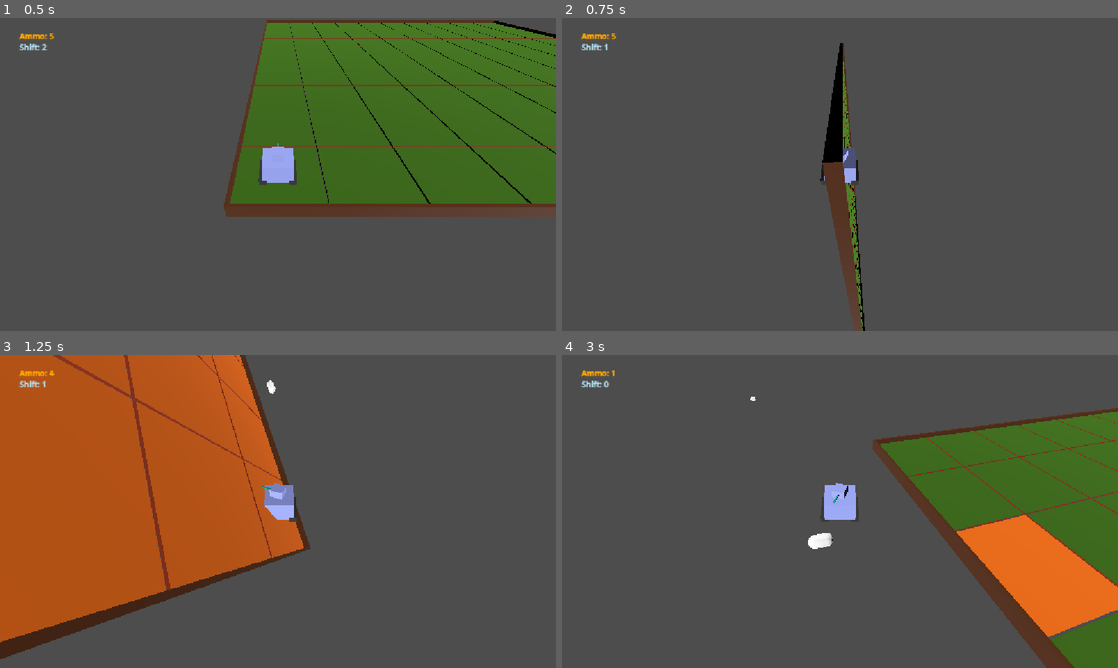
Above: before the commit, frames 1-4 (two rows, left to right).
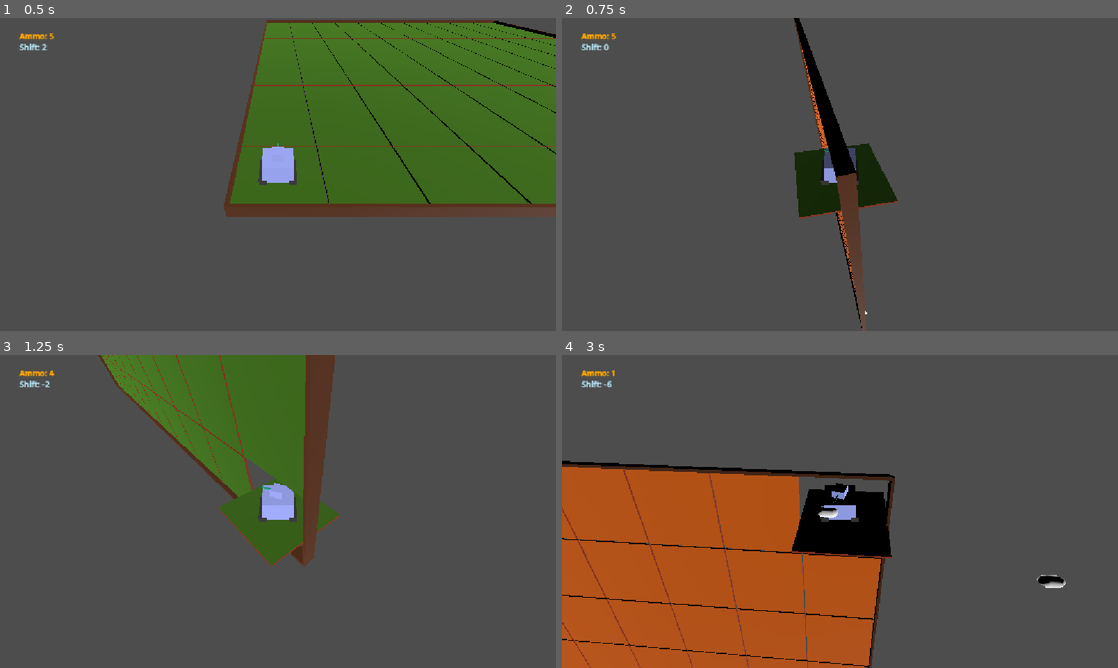
Above: after the commit, the same moments.

Repository: Grihgrix/Tank_Shift
Game: Godot game, scene res://Game scenes/Main_game_scene.tscn
Same seed, same stepped clock (60 frames per second), same inputs: the game is played once before the commit and once after it.
Inputs (mouse positions are in pixels of both pictures, inside the frame that each line leads up to):
- Up to frame 1 (0.5 s): no input
- Up to frame 2 (0.75 s): tap Enter (ui_accept) at 0.5 s; move the mouse to (617, 55) at 0.52 s; hold Right (ui_right) from 0.53 s (still down); right-click (617, 55) at 0.6 s; click (617, 55) at 0.67 s
- Up to frame 3 (1.25 s): keep holding Right (ui_right); tap Enter (ui_accept) at 0.77, 0.8, 1.07 s
- Up to frame 4 (3 s): move the mouse to (728, 527) at 1.27 s; release Right (ui_right) at 1.28 s; hold Down (ui_down) 1.28-2.03 s; tap Enter (ui_accept) at 1.35, 1.52, 1.82, 2.3 s; click (728, 527) at 1.42 s; right-click (728, 527) at 1.55 s; move the mouse to (895, 442) at 2.02 s; hold Right (ui_right) 2.03-2.78 s; right-click (895, 442) at 2.1 s; click (895, 442) at 2.17 s; move the mouse to (812, 574) at 2.77 s; hold Up (ui_up) from 2.78 s (still down); click (812, 574) at 2.85 s

Frame 1 is identical in both runs. In frame 2, 5.4% of the frame differs, in the area x 7-61%, y 0-100%; in frame 3, 46%; in frame 4, 60%, in the area x 0-100%, y 8-100%.

Commit message:
Self shift fixed

Diff:
--- a/Game scenes/Character scenes/character.gd
+++ b/Game scenes/Character scenes/character.gd
@@ -32,40 +32,30 @@
 	current_tile_id = (Current_Tile_X * 10000) + Current_Tile_Y
 	#print(current_tile_id)
 
-	#######################################################
-	# Reparent the character to the current tile it is on #
-	#######################################################
-	#reparent()
-
-
 	##############
 	# Self-shift #
 	##############
 
 	# Upside-down shift command capture
-	if Input.is_action_just_pressed("ui_accept") and self_shift_triggered == false:
-		# Define the rotation post self shift
-		rotation_z_target = rotation.z + PI
-		self_shift_triggered = true
-		#rotation.z = rotation_z_target
-		#self_shift_triggered = false
+	if Input.is_action_just_pressed("ui_accept"):
+		# Trigger reparenting (in the main script)
+		Global.self_shift_requested = true
+		# Trigger shift of current parent
+		var current_tile:Node = get_parent()
+		current_tile.self_shift_requested = true
+		# Consume a shift ammo
+		shift_ammo_count -= 1
 
-	# Operate self-shift
-	if abs(rotation.z - rotation_z_target) > 0.3 and self_shift_triggered:
-		position.y = 0 # ensures we remain on the tile side we are supposed to be on
-		rotation.z = move_toward(rotation.z, rotation_z_target, Global.SHIFT_SPEED * delta)
-	elif abs(rotation.z - rotation_z_target) <= 0.3 and self_shift_triggered:
-		self_shift_triggered = false
-		rotation.z = rotation_z_target
-		position.y = 0 # ensures we remain on the tile side we are supposed to be on
+
 
 	###########################
 	# Command a distant Shift #
 	###########################
 	if Input.is_action_just_released("Distant_Shift") and shift_ammo_count > 0:
+		# Trigger reparenting (in the main script) and shift (in the tile script)
 		Global.shift_requested_on_mouse = true
 		# Actual shift is happening in the tiles code
-		# consume a shift ammo
+		# Consume a shift ammo
 		shift_ammo_count -= 1
 
 	######################################
--- a/Game scenes/Terrain scenes/terrain_tile.gd
+++ b/Game scenes/Terrain scenes/terrain_tile.gd
@@ -2,6 +2,7 @@
 
 @export var tile_id:int
 @export var tile_shift_requested:bool = false
+@export var self_shift_requested:bool = false
 
 var rotation_z_target:float
 var tile_shift_triggered:bool = false
@@ -9,7 +10,7 @@
 
 # Called every frame. 'delta' is the elapsed time since the previous frame.
 func _process(delta):
-	if tile_shift_requested:
+	if tile_shift_requested or self_shift_requested:
 		tile_shift_target()
 
 	if Global.shift_requested_on_mouse and tile_shift_triggered:
@@ -37,6 +38,7 @@
 func tile_shift_target():
 	# Stops any attempts at relaunching the shift
 	tile_shift_requested = false
+	self_shift_requested = false
 	Global.shift_requested_on_mouse = false
 	# Set the next rotation (after shift end)
 	rotation_z_target = rotation.z + PI
--- a/Game scenes/main_game_scene.gd
+++ b/Game scenes/main_game_scene.gd
@@ -12,7 +12,7 @@
 # Called every frame. 'delta' is the elapsed time since the previous frame.
 func _process(delta):
 	#assign_character_to_tile(character)
-	if Global.shift_requested_on_mouse:
+	if Global.shift_requested_on_mouse or Global.self_shift_requested:
 		assign_character_to_tile(character)
 
 
@@ -20,4 +20,3 @@
 	for tile in Tiles_parent_group.get_children():
 		if tile.tile_id == current_character.current_tile_id:
 			current_character.reparent(tile, true)
-			#print(current_character.get_parent())
--- a/Global/Global.gd
+++ b/Global/Global.gd
@@ -13,6 +13,7 @@
 var current_tile_pointed_id:int # Used to detect which tile to distant shift (which tile has the mouse on it)
 var current_tile_pointed_is_valid:bool = false # If the mouse is on a character the pointer if may no longer be correct
 var shift_requested_on_mouse:bool = false
+var self_shift_requested:bool = false
 
 # Level instanciation
 var terrain_dimension:Vector2i = Vector2i(10, 10)
